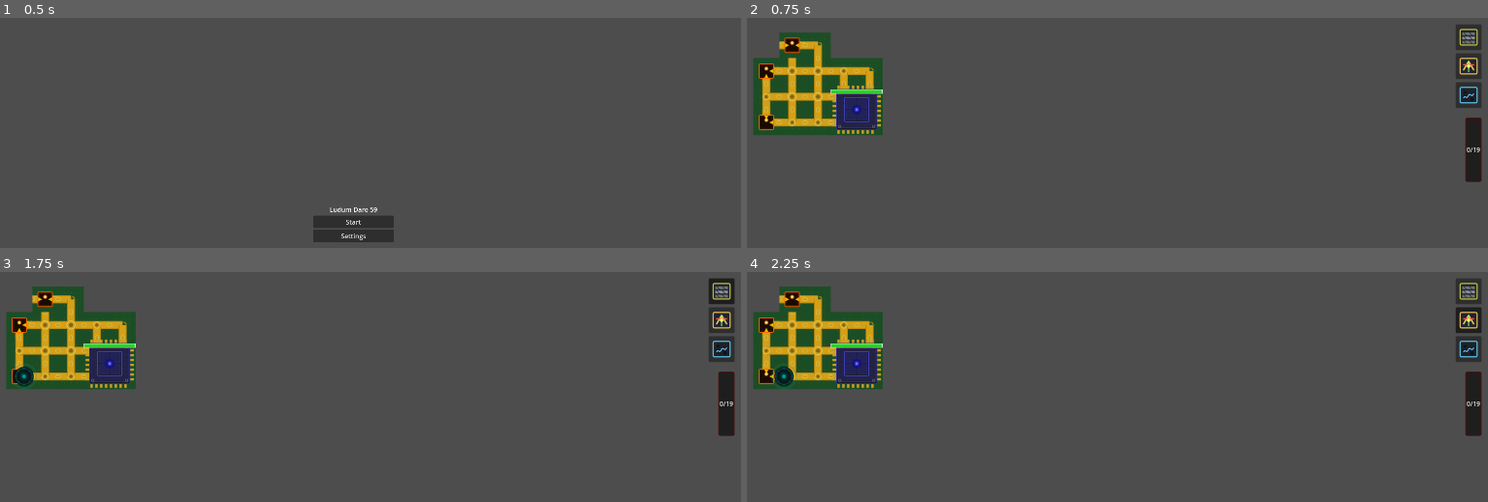
Above: before the commit, frames 1-4 (two rows, left to right).
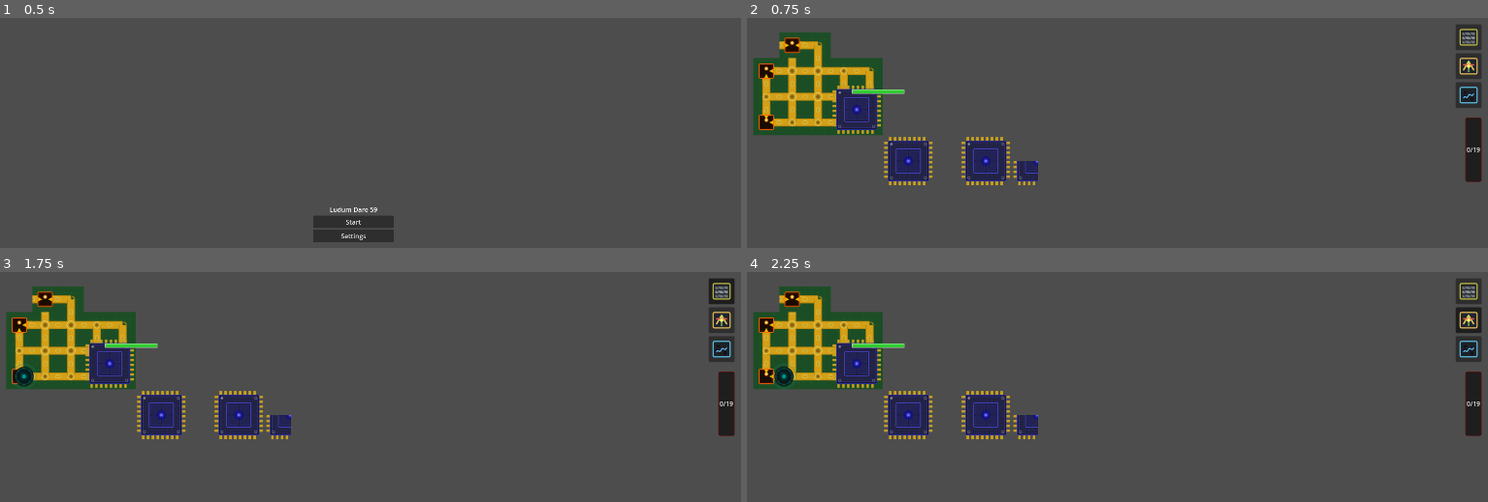
Above: after the commit, the same moments.

Repository: ProfessorLayton322/ldjam_59
Game: Godot game, scene res://scenes/menu.tscn
The game is run twice, just before and just after one commit, with the same random seed, the same clock (stepped at 60 frames per second) and the same inputs.
Inputs (mouse positions are in pixels of both pictures, inside the frame that each line leads up to):
- Up to frame 1 (0.5 s): no input
- Up to frame 2 (0.75 s): click "Start" at 0.5 s
- Up to frame 3 (1.75 s): click (718, 290) at 1.25 s
- Up to frame 4 (2.25 s): click (1465, 320) at 2 s

Frame 1 is identical in both runs. In frame 2, 2.8% of the frame differs, in the area x 11-40%, y 31-73%; in frame 3, 2.8%; in frame 4, 2.8%.

Commit message:
Add cpu tileset

Diff:
--- a/ludum-dare-59/scenes/demo.tscn
+++ b/ludum-dare-59/scenes/demo.tscn
@@ -1,9 +1,8 @@
-[gd_scene load_steps=30 format=3 uid="uid://demoscene001x"]
+[gd_scene load_steps=31 format=3 uid="uid://demoscene001x"]
 
 [ext_resource type="Script" uid="uid://dl1pahc16kaj0" path="res://scripts/demo.gd" id="1_demo"]
-[ext_resource type="Script" path="res://scripts/spawn_enemy_manager.gd" id="2_spawn_enemy_manager"]
-[ext_resource type="Resource" path="res://scripts/resources/spawner_cfg_default.tres" id="3_spawner_cfg"]
 [ext_resource type="PackedScene" uid="uid://trkvariant00" path="res://scenes/tiles/track_none.tscn" id="2_none"]
+[ext_resource type="Script" uid="uid://bu8e28ud0207r" path="res://scripts/spawn_enemy_manager.gd" id="2_spawn_enemy_manager"]
 [ext_resource type="PackedScene" uid="uid://trkvariant01" path="res://scenes/tiles/track_w.tscn" id="3_w"]
 [ext_resource type="PackedScene" uid="uid://trkvariant02" path="res://scenes/tiles/track_e.tscn" id="4_e"]
 [ext_resource type="PackedScene" uid="uid://trkvariant03" path="res://scenes/tiles/track_ew.tscn" id="5_ew"]
@@ -26,6 +25,7 @@
 [ext_resource type="PackedScene" path="res://scenes/tiles/demo_core_9.tscn" id="22_core_9"]
 [ext_resource type="PackedScene" path="res://scenes/tiles/demo_core_13.tscn" id="23_core_13"]
 [ext_resource type="PackedScene" path="res://scenes/tiles/demo_core_14.tscn" id="24_core_14"]
+[ext_resource type="Texture2D" uid="uid://iyuh5rb657np" path="res://assets/textures/base/cpu.svg" id="26_6abv7"]
 
 [sub_resource type="TileSetScenesCollectionSource" id="TileSetScenesCollectionSource_demo"]
 resource_name = "tracks"
@@ -56,17 +56,25 @@
 scenes/5/scene = ExtResource("23_core_13")
 scenes/6/scene = ExtResource("24_core_14")
 
+[sub_resource type="TileSetAtlasSource" id="TileSetAtlasSource_k1mpm"]
+texture = ExtResource("26_6abv7")
+texture_region_size = Vector2i(64, 64)
+0:0/0 = 0
+1:0/0 = 0
+0:1/0 = 0
+1:1/0 = 0
+
 [sub_resource type="TileSet" id="TileSet_demo"]
 tile_size = Vector2i(64, 64)
 sources/0 = SubResource("TileSetScenesCollectionSource_demo")
 sources/1 = SubResource("TileSetScenesCollectionSource_gameplay")
+sources/2 = SubResource("TileSetAtlasSource_k1mpm")
 
 [node name="Demo" type="Node2D"]
 script = ExtResource("1_demo")
 
 [node name="SpawnEnemyManager" type="Node" parent="."]
 script = ExtResource("2_spawn_enemy_manager")
-cfg = ExtResource("3_spawner_cfg")
 
 [node name="TriggerTimer" type="Timer" parent="."]
 autostart = true
@@ -75,6 +83,6 @@
 position = Vector2(100, 100)
 tile_set = SubResource("TileSet_demo")
 format = 2
-layer_0/tile_data = PackedInt32Array(0, 0, 393216, 1, 0, 983 …(228 unchanged characters)… 24, -65535, 0, 196608, -65534, 0, 327680)
+layer_0/tile_data = PackedInt32Array(0, 0, 393216, 1, 0, 983 …(228 unchanged characters)… 24, -65535, 0, 196608, -65534, 0, 327680, 393225, 1, 393216, 327683, 1, 327680, 196613, 2, 0, 196614, 65538, 0, 262149, 2, 1, 262150, 65538, 1, 262153, 65538, 1, 196616, 2, 0, 196617, 65538, 0, 262152, 2, 1, 262154, 2, 1)
 layer_1/name = "Layer1"
 layer_1/tile_data = PackedInt32Array(0, 1, 0, 131072, 1, 65536, 65539, 1, 196608, 65540, 1, 262144, 131075, 1, 327680, 131076, 1, 393216, -65535, 1, 131072)
--- a/ludum-dare-59/scripts/resources/spawner_cfg_default.tres
+++ b/ludum-dare-59/scripts/resources/spawner_cfg_default.tres
@@ -1,11 +1,10 @@
-[gd_resource type="Resource" script_class="SpawnerCfg" load_steps=5 format=3]
+[gd_resource type="Resource" script_class="SpawnerCfg" load_steps=5 format=3 uid="uid://cqvhan4kpp86q"]
 
-[ext_resource type="Script" path="res://scripts/resources/spawner_cfg.gd" id="1_spawner_cfg"]
+[ext_resource type="Script" uid="uid://clgj1wvnh6mdh" path="res://scripts/resources/spawner_cfg.gd" id="1_spawner_cfg"]
 [ext_resource type="PackedScene" uid="uid://xuofjr8vxep7" path="res://scenes/enemies/crytter.tscn" id="2_crytter"]
 [ext_resource type="PackedScene" uid="uid://cmkpvl18588h3" path="res://scenes/enemies/raider.tscn" id="3_raider"]
 [ext_resource type="PackedScene" uid="uid://bmi3da2iyraj3" path="res://scenes/enemies/brute.tscn" id="4_brute"]
 
 [resource]
 script = ExtResource("1_spawner_cfg")
-tick = 1.0
-enemy_scenes = [ExtResource("2_crytter"), ExtResource("3_raider"), ExtResource("4_brute")]
+enemy_scenes = Array[PackedScene]([ExtResource("2_crytter"), ExtResource("3_raider"), ExtResource("4_brute")])
